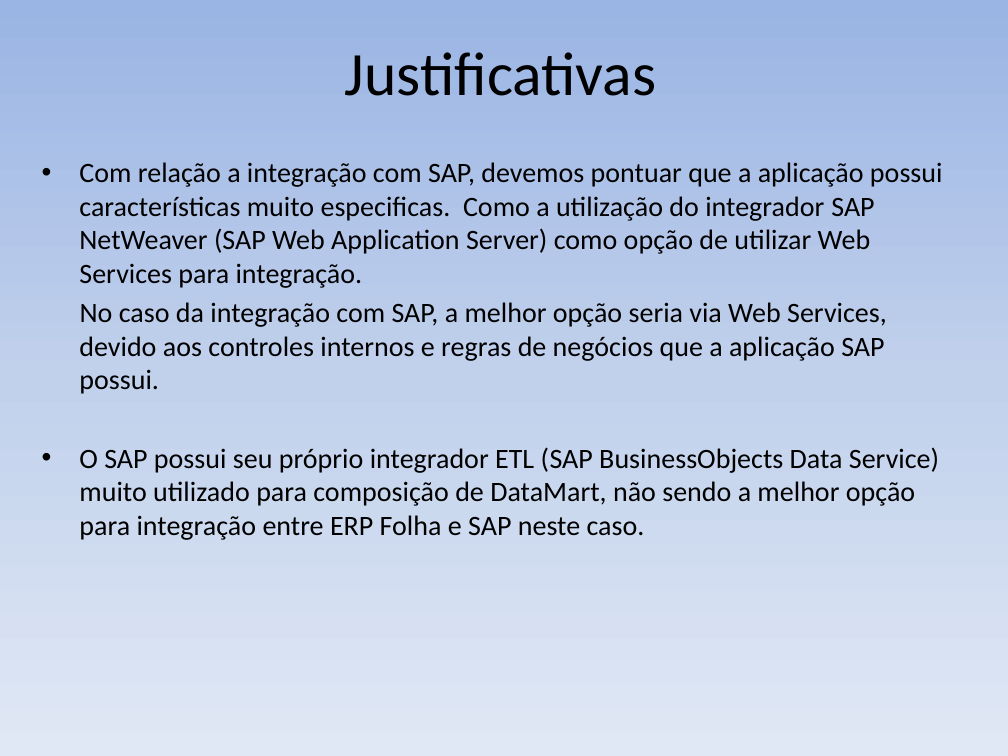
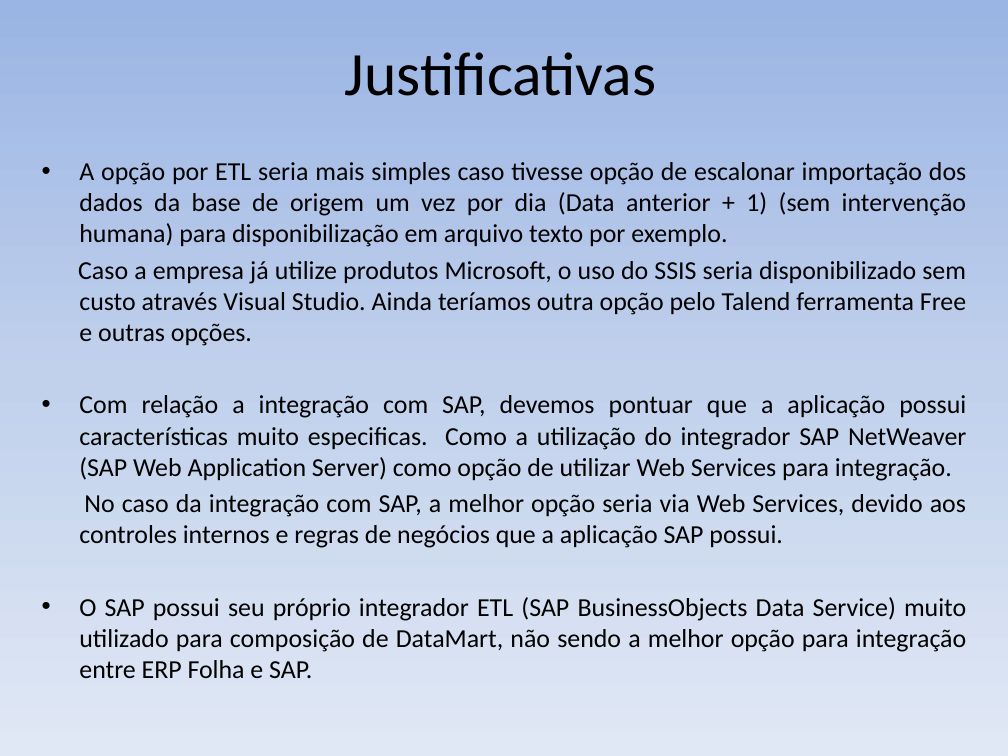
Before and after one commit to DeniseCruz/Diversos, a slide deck: slide 9 of cenario03.pptx. Drawn at 1008x756 pixels with LibreOffice and Linux fonts; fonts in the diff are those of the drawing. Boxes give left, top, right and bottom in pixels: in the first picture for what was removed or moved away, otherwise in the second. Text is boxed around its words. In the diff, an @@ line names an element or a change of style, - is before the commit and + after.

```diff
--- a/cenario03.pptx
+++ b/cenario03.pptx
@@ text at box(78, 162, 966, 346): paragraphs added @@
+• A opção por ETL seria mais simples caso tivesse opção de escalonar importação dos dados da base de origem um vez por dia (Data anterior + 1) (sem intervenção humana) para disponibilização em arquivo texto por exemplo.
+Caso a empresa já utilize produtos Microsoft, o uso do SSIS seria disponibilizado sem custo através Visual Studio. Ainda teríamos outra opção pelo Talend ferramenta Free e outras opções.
@@ text at box(79, 395, 966, 548): size 20 to 18.5 pt in "Com relação a integração com SAP, devemos ...", "No caso da integração com SAP, a ..."; alignment left to justified @@
@@ text at box(79, 597, 966, 678): text changed; size 20 to 18.5 pt @@
-• O SAP possui seu próprio integrador ETL (SAP BusinessObjects Data Service) muito utilizado para composição de DataMart, não sendo a melhor opção para integração entre ERP Folha e SAP neste caso.
+• O SAP possui seu próprio integrador ETL (SAP BusinessObjects Data Service) muito utilizado para composição de DataMart, não sendo a melhor opção para integração entre ERP Folha e SAP.
```
Also in this commit, not shown: 8 other slides changed, 8 other files.
